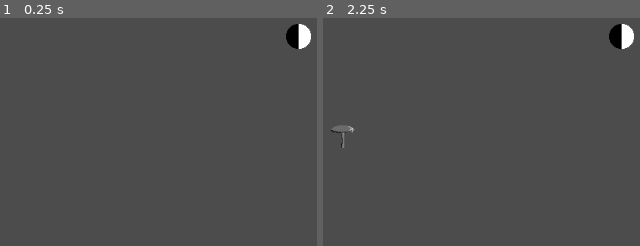
Above: before the commit, frames 1-2 (left to right).
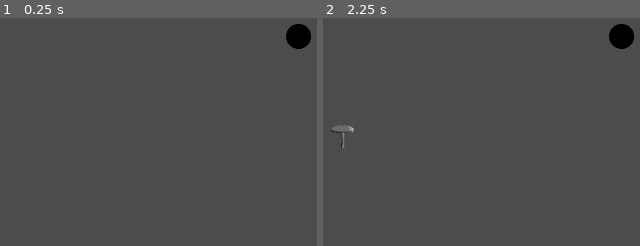
Above: after the commit, the same moments.

Repository: jorisslob/Witches-Triangle
Game: Godot game, scene res://GameScene.tscn
Same seed, same stepped clock (60 frames per second), same inputs: the game is played once before the commit and once after it.
Inputs (mouse positions are % of the whole screen's width and height, from its top left):
- Up to frame 1 (0.25 s): no input
- Up to frame 2 (2.25 s): tap Enter at 0.5, 2 s; drag from (4, 77) to (43, 84) at 0.52 s; tap Space at 1.25 s; drag from (15, 54) to (43, 84) at 1.27 s; move the mouse to (53, 26) at 2.02 s; click (53, 26) at 2.17 s
The pictures show only the part of the screen within x 50-100%, y 0-50%; the shares and areas given below are measured in that part.

The runs differ from the first frame. In frame 1, 0.4% of the frame differs, in the area x 94-99%, y 2-14%; in frame 2, 0.4%.

Commit message:
Add time controller and example moon phases

Diff:
--- a/Moon.tscn
+++ b/Moon.tscn
@@ -1,6 +1,7 @@
-[gd_scene load_steps=11 format=2]
+[gd_scene load_steps=12 format=2]
 
 [ext_resource path="res://images/MoonPhases.png" type="Texture" id=1]
+[ext_resource path="res://moon.gd" type="Script" id=2]
 
 [sub_resource type="AtlasTexture" id=1]
 flags = 4
@@ -10,17 +11,17 @@
 [sub_resource type="AtlasTexture" id=2]
 flags = 4
 atlas = ExtResource( 1 )
-region = Rect2( 32, 0, 32, 32 )
+region = Rect2( 32, 64, 32, 32 )
 
 [sub_resource type="AtlasTexture" id=3]
 flags = 4
 atlas = ExtResource( 1 )
-region = Rect2( 64, 0, 32, 32 )
+region = Rect2( 0, 64, 32, 32 )
 
 [sub_resource type="AtlasTexture" id=4]
 flags = 4
 atlas = ExtResource( 1 )
-region = Rect2( 0, 32, 32, 32 )
+region = Rect2( 64, 32, 32, 32 )
 
 [sub_resource type="AtlasTexture" id=5]
 flags = 4
@@ -30,17 +31,17 @@
 [sub_resource type="AtlasTexture" id=6]
 flags = 4
 atlas = ExtResource( 1 )
-region = Rect2( 64, 32, 32, 32 )
+region = Rect2( 0, 32, 32, 32 )
 
 [sub_resource type="AtlasTexture" id=7]
 flags = 4
 atlas = ExtResource( 1 )
-region = Rect2( 0, 64, 32, 32 )
+region = Rect2( 64, 0, 32, 32 )
 
 [sub_resource type="AtlasTexture" id=8]
 flags = 4
 atlas = ExtResource( 1 )
-region = Rect2( 32, 64, 32, 32 )
+region = Rect2( 32, 0, 32, 32 )
 
 [sub_resource type="SpriteFrames" id=9]
 animations = [ {
@@ -51,10 +52,8 @@
 } ]
 
 [node name="Moon" type="Node2D"]
+script = ExtResource( 2 )
 
 [node name="AnimatedSprite" type="AnimatedSprite" parent="."]
 position = Vector2( 971, 39 )
 frames = SubResource( 9 )
-frame = 6
-speed_scale = 0.01
-playing = true
--- /dev/null
+++ b/moon.gd
@@ -0,0 +1,10 @@
+extends Node2D
+
+onready var moon_sprite = $AnimatedSprite
+
+func _ready():
+	TimeMachine.connect("moon_phase_changed", self, "_set_moon_frame")
+
+
+func _set_moon_frame(frame_index):
+	moon_sprite.frame = frame_index
--- /dev/null
+++ b/moonphases.json
@@ -0,0 +1,92 @@
+{
+    "moonphases": [
+        {
+            "name": "New Moon",
+            "effects": {
+                "Animal": 0,
+                "Plant": -1,
+                "Crawly": 3,
+                "Dark": 3,
+                "Poison": 2,
+                "Mineral": 2
+            }
+        },
+		{
+            "name": "Waxing Crescent",
+            "effects": {
+                "Animal": 1,
+                "Plant": 0,
+                "Crawly": 2,
+                "Dark": 2,
+                "Poison": 1,
+                "Mineral": 2
+            }
+        },
+		{
+            "name": "First Quarter",
+            "effects": {
+                "Animal": 2,
+                "Plant": 1,
+                "Crawly": 1,
+                "Dark": 1,
+                "Poison": 1,
+                "Mineral": 1
+            }
+        },
+		{
+            "name": "Waxing Gibbous",
+            "effects": {
+                "Animal": 2,
+                "Plant": 2,
+                "Crawly": 0,
+                "Dark": 0,
+                "Poison": 0,
+                "Mineral": 1
+            }
+        },
+		{
+            "name": "Full Moon",
+            "effects": {
+                "Animal": 3,
+                "Plant": 3,
+                "Crawly": 0,
+                "Dark": -1,
+                "Poison": 0,
+                "Mineral": 0
+            }
+        },
+		{
+            "name": "Waning Gibbous",
+            "effects": {
+                "Animal": 2,
+                "Plant": 2,
+                "Crawly": 0,
+                "Dark": 0,
+                "Poison": 0,
+                "Mineral": 1
+            }
+        },
+		{
+            "name": "Third Quarter",
+            "effects": {
+                "Animal": 2,
+                "Plant": 1,
+                "Crawly": 1,
+                "Dark": 1,
+                "Poison": 1,
+                "Mineral": 1
+            }
+        },
+		{
+            "name": "Waning Crescent",
+            "effects": {
+                "Animal": 1,
+                "Plant": 0,
+                "Crawly": 2,
+                "Dark": 2,
+                "Poison": 1,
+                "Mineral": 2
+            }
+        }
+    ]
+}
--- a/project.godot
+++ b/project.godot
@@ -22,6 +22,7 @@
 [autoload]
 
 Ingredients="*res://scripts/ingredients.gd"
+TimeMachine="*res://scripts/time_machine.gd"
 
 [rendering]
 
--- a/scripts/ingredients.gd
+++ b/scripts/ingredients.gd
@@ -1,6 +1,6 @@
 extends Node
 
-var _path = "res://ingredients.json"
+const _PATH = "res://ingredients.json"
 
 var ingredients = []
 
@@ -9,7 +9,7 @@
 
 func _load_ingredients():
 	var file = File.new()
-	file.open(_path, File.READ)
+	file.open(_PATH, File.READ)
 	var json = JSON.parse(file.get_as_text())
 	file.close()
 
--- /dev/null
+++ b/scripts/time_machine.gd
@@ -0,0 +1,38 @@
+extends Node
+
+const _PATH = "res://moonphases.json"
+
+signal moon_phase_changed
+
+var moonphases = []
+var time = 0
+var speed = 1
+var seconds_between_phases = 20
+var current_moon_phase = 0 setget set_current_moon_phase
+
+func _ready():
+	_load_moonphases()
+	emit_signal("moon_phase_changed", current_moon_phase)
+
+func _process(delta):
+	time += delta * speed
+	_handle_moonphases()
+
+func _load_moonphases():
+	var file = File.new()
+	file.open(_PATH, File.READ)
+	var json = JSON.parse(file.get_as_text())
+	file.close()
+
+	moonphases = json.result["moonphases"]
+
+func _handle_moonphases():
+	if time >= seconds_between_phases:
+		time -= seconds_between_phases
+		current_moon_phase = fmod(current_moon_phase + 1, moonphases.size())
+		emit_signal("moon_phase_changed", current_moon_phase)
+
+func set_current_moon_phase(phase_index: int):
+	current_moon_phase = clamp(phase_index, 0, moonphases.size() - 1)
+	time = 0
+	emit_signal("moon_phase_changed", current_moon_phase)
